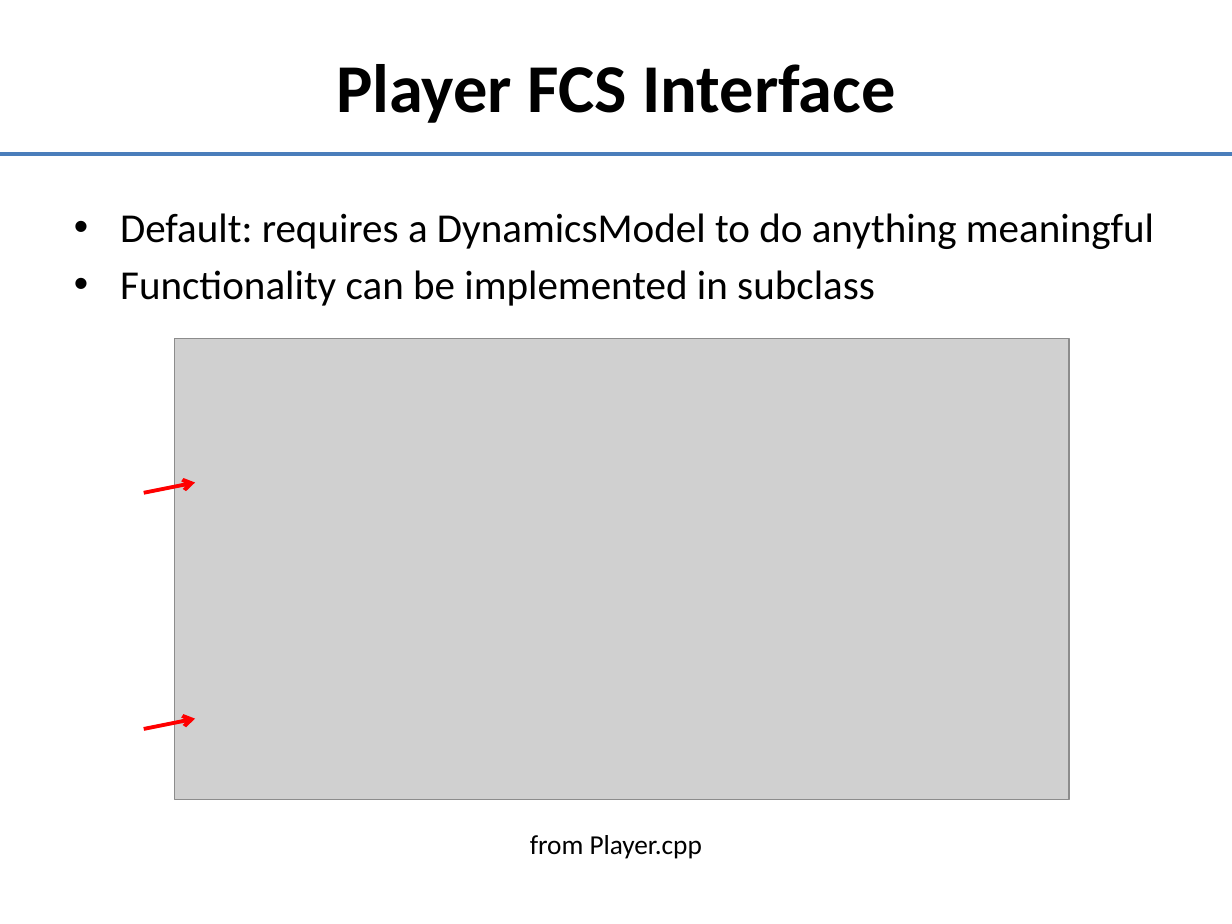
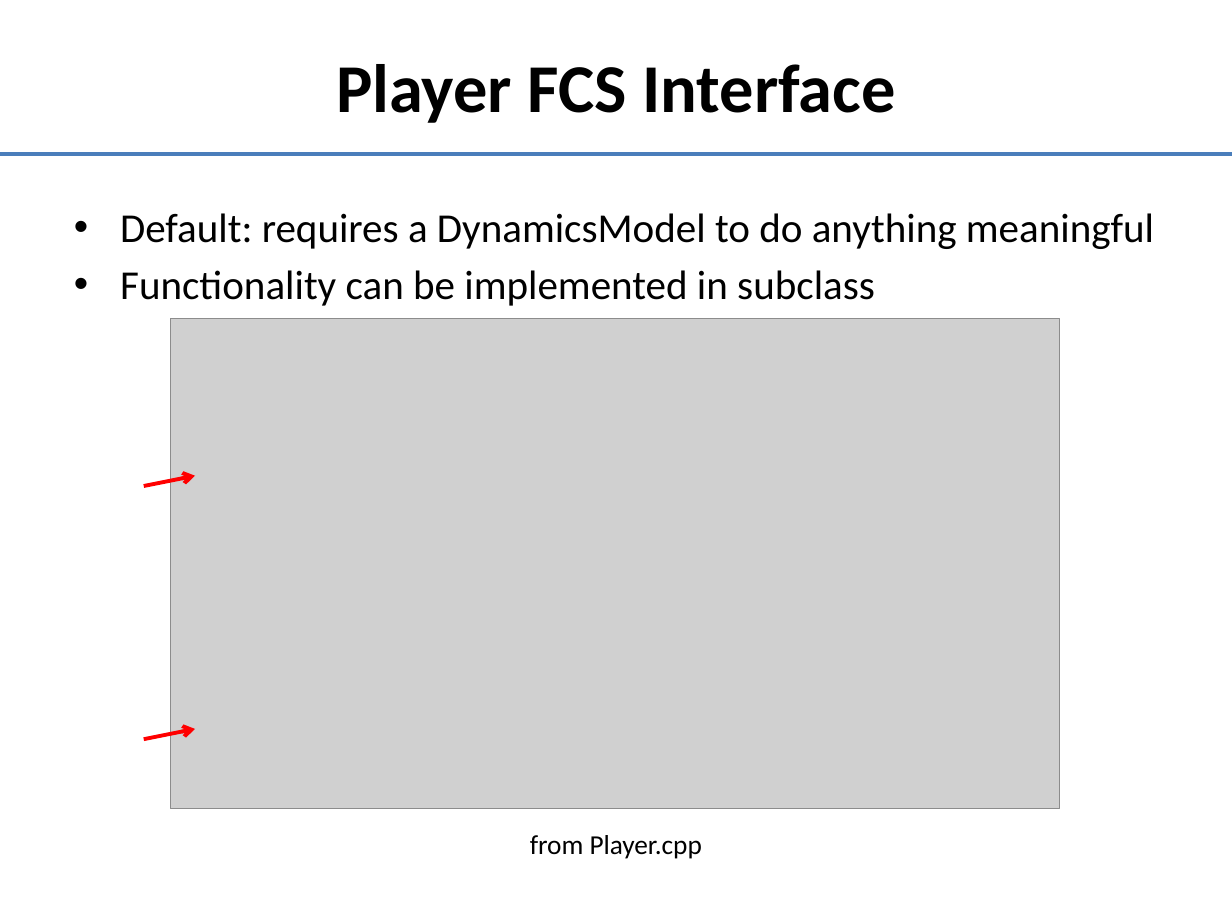
Before and after one commit to doughodson/OpenEaagles, a slide deck: slide 14 of doc/agent-development.pptx. Drawn at 1232x924 pixels with LibreOffice and Linux fonts; fonts in the diff are those of the drawing; grey boxes stand for pictures. Boxes give left, top, right and bottom in pixels: in the first picture for what was removed or moved away, otherwise in the second. Text is boxed around its words. In the diff, an @@ line names an element or a change of style, - is before the commit and + after.

```diff
--- a/doc/agent-development.pptx
+++ b/doc/agent-development.pptx
@@ picture: place and size @@
-picture at [175, 339, 1069, 800]
+picture at [170, 318, 1060, 808]
@@ arrow moved from (144, 493) - (195, 483) to (144, 485) - (195, 476) @@
@@ arrow moved from (144, 729) - (195, 718) to (144, 739) - (195, 729) @@
```
Also in this commit, not shown: 8 other slides changed, 7 other files.
